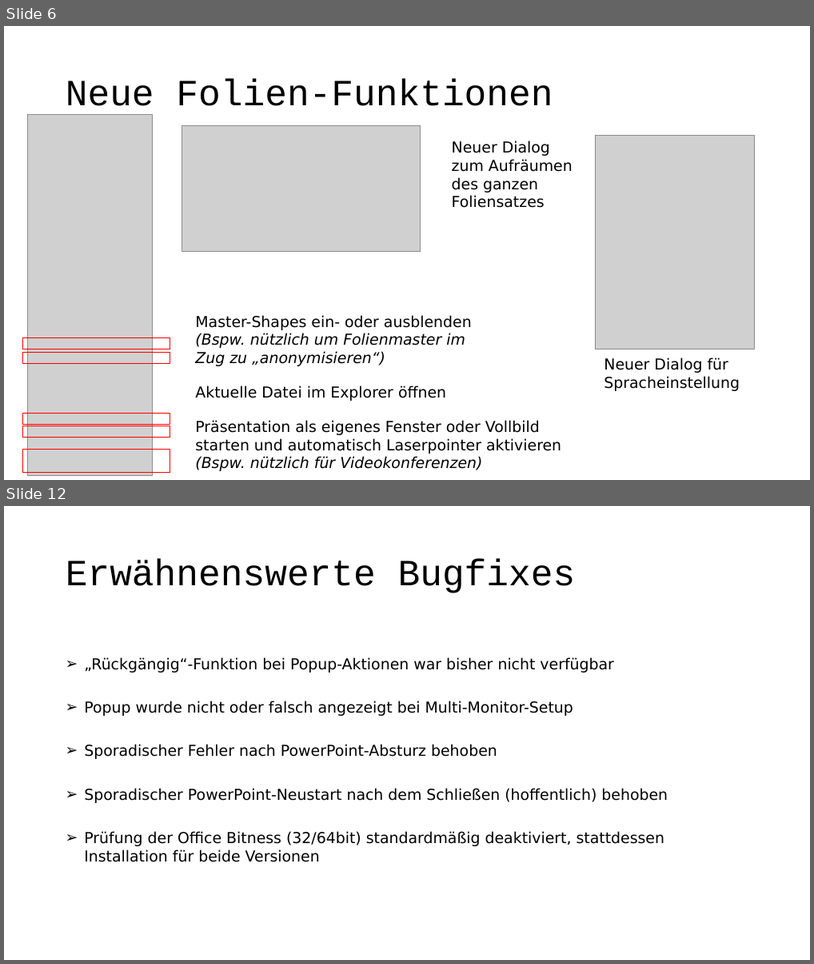
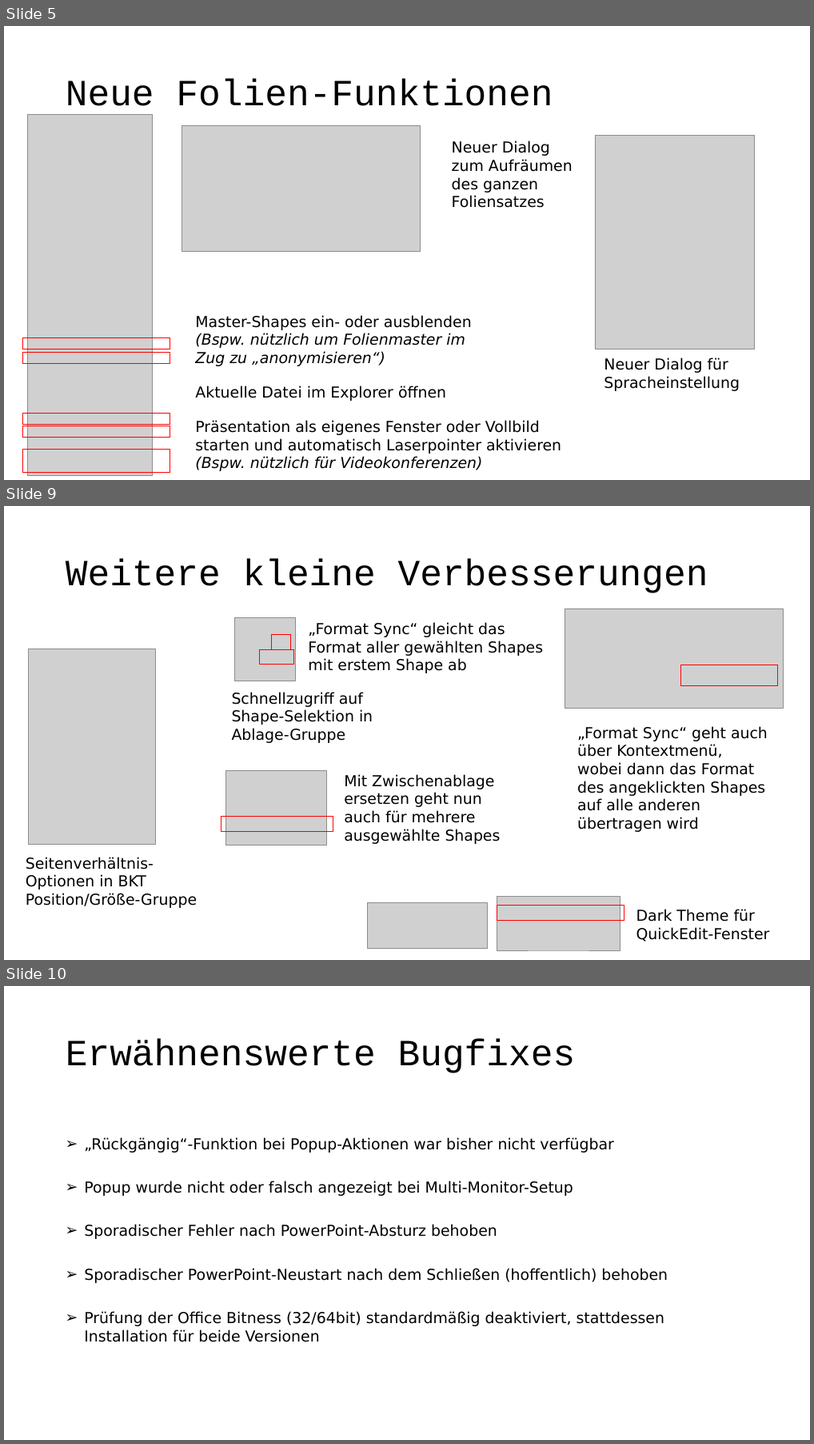
Before and after one commit to pyro-team/bkt-toolbox, a slide deck: documentation/Changelog.pptx. Shown one above the other, each under a label of ours: slides 6 and 12 before the commit, slides 5, 9 and 10 after it; the slides between them are not shown. The pictures are 814x964 and 814x1444 pixels, drawn with LibreOffice and Linux fonts; fonts in the diff are those of the drawing; grey boxes stand for pictures. Boxes give left, top, right and bottom in pixels: in the first picture for what was removed or moved away, otherwise in the second. Text is boxed around its words. In the diff, an @@ line names an element or a change of style, - is before the commit and + after.

```diff
--- a/documentation/Changelog.pptx
+++ b/documentation/Changelog.pptx
@@ slide 9 added at box(4, 506, 810, 960), background #FFFFFF @@
@@ title added at box(66, 560, 709, 593), 44 pt, text #000000 @@
+Weitere kleine Verbesserungen
@@ picture added at box(235, 618, 295, 681) @@
@@ text added at box(308, 622, 543, 673), 18 pt, text #000000 @@
+„Format Sync“ gleicht das Format aller gewählten Shapes mit erstem Shape ab
@@ picture added at box(565, 608, 784, 708) @@
@@ picture added at box(28, 648, 155, 844) @@
@@ rectangle added at box(259, 649, 294, 664), outline #FF0000 1 pt @@
@@ rectangle added at box(272, 635, 291, 650), outline #FF0000 1 pt @@
@@ rectangle added at box(682, 664, 779, 686), outline #FF0000 1 pt @@
@@ text added at box(232, 692, 373, 743), 18 pt, text #000000 @@
+Schnellzugriff auf Shape-Selektion in Ablage-Gruppe
@@ text added at box(578, 726, 768, 832), 18 pt, text #000000 @@
+„Format Sync“ geht auch über Kontextmenü, wobei dann das Format des angeklickten Shapes auf alle anderen übertragen wird
@@ picture added at box(226, 770, 328, 845) @@
@@ text added at box(344, 774, 501, 844), 18 pt, text #000000 @@
+Mit Zwischenablage ersetzen geht nun auch für mehrere ausgewählte Shapes
@@ rectangle added at box(221, 816, 333, 832), outline #FF0000 1 pt @@
@@ text added at box(26, 856, 197, 908), 18 pt, text #000000 @@
+Seitenverhältnis-Optionen in BKT Position/Größe-Gruppe
@@ picture added at box(367, 903, 488, 948) @@
@@ picture added at box(497, 896, 620, 951) @@
@@ rectangle added at box(497, 905, 625, 920), outline #FF0000 1 pt @@
@@ text added at box(637, 908, 770, 941), 18 pt, text #000000 @@
+Dark Theme für QuickEdit-Fenster
@@ what was slide 6 is now slide 5 @@
@@ what was slide 12 is now slide 10 @@
```
Also in this commit, not shown: 3 slides changed, 3 slides removed.
